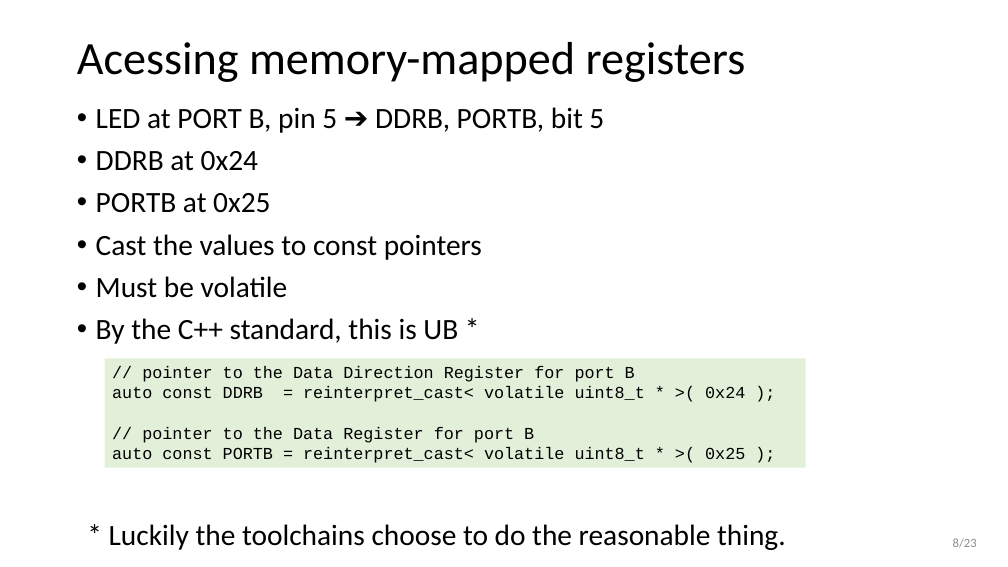
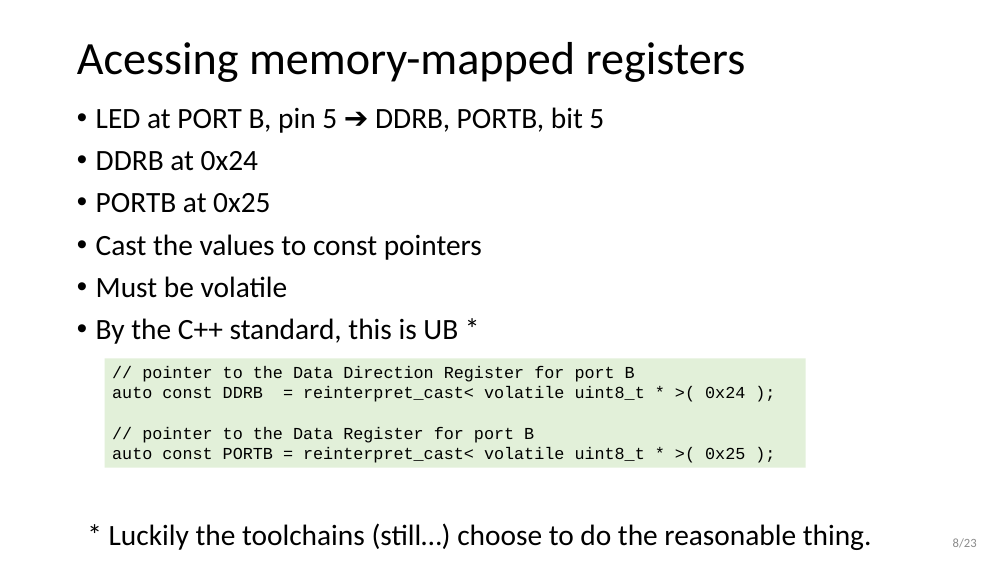
Before and after one commit to wovo/talk-gpio-abstractions, a slide deck: slide 8 of powerpoint/gpio-abstractions.pptx. Drawn at 1008x567 pixels with LibreOffice and Linux fonts; fonts in the diff are those of the drawing. Boxes give left, top, right and bottom in pixels: in the first picture for what was removed or moved away, otherwise in the second. Text is boxed around its words. In the diff, an @@ line names an element or a change of style, - is before the commit and + after.

Commit message:
update

```diff
--- a/powerpoint/gpio-abstractions.pptx
+++ b/powerpoint/gpio-abstractions.pptx
@@ text at [109,523,872,550]: text changed @@
-* Luckily the toolchains choose to do the reasonable thing.
+* Luckily the toolchains (still…) choose to do the reasonable thing.
```
Also in this commit, not shown: 3 other slides changed.
